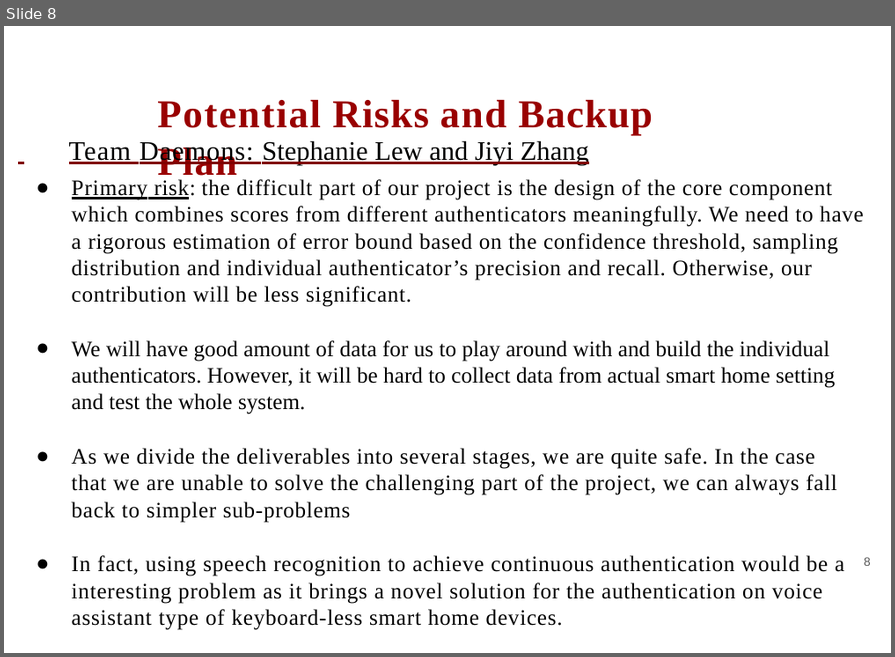
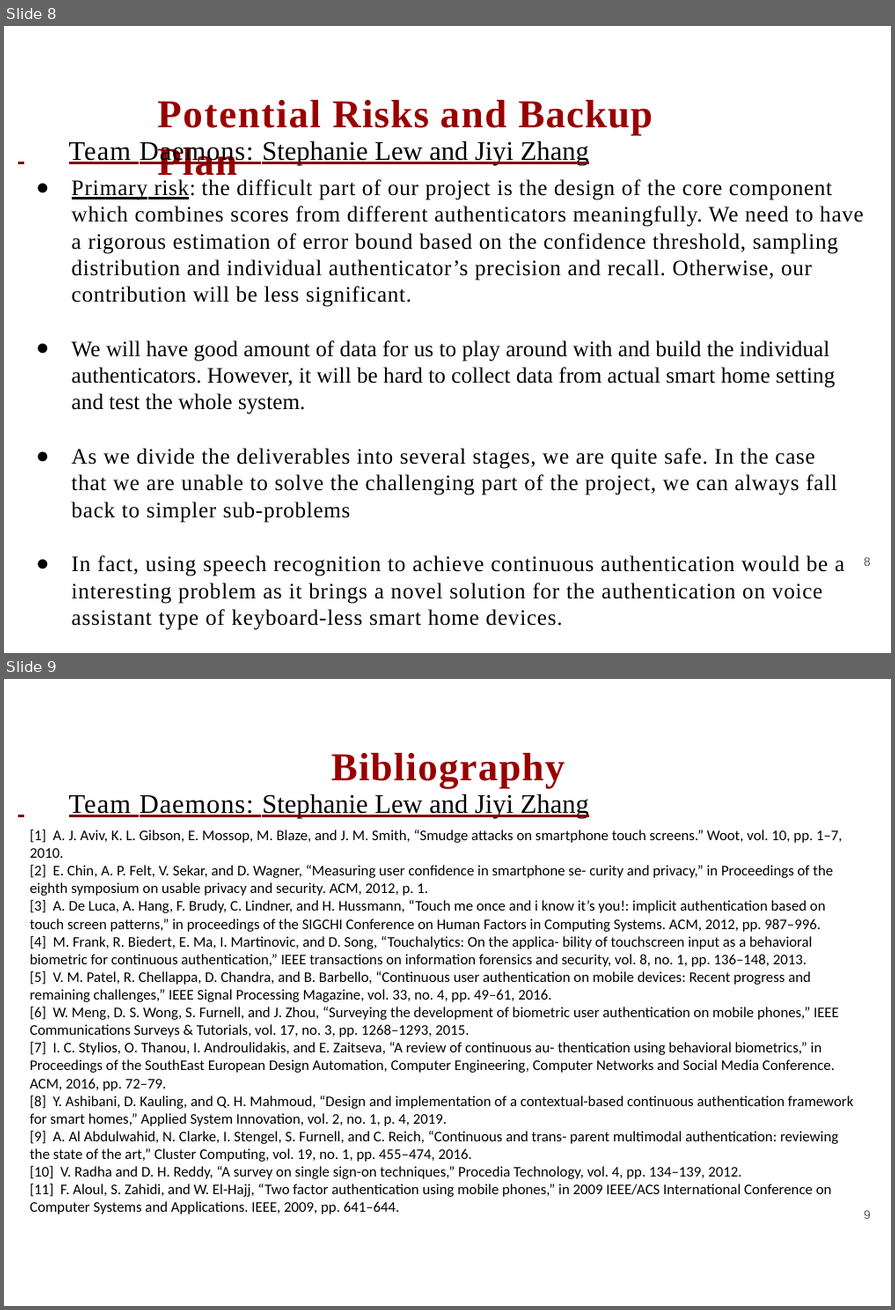
Before and after one commit to slewyh/iot-sec, a slide deck: docs/sow_slides.pptx. Shown one above the other, each under a label of ours: slide 8 before the commit, slides 8 and 9 after it. The pictures are 895x657 and 895x1310 pixels, drawn with LibreOffice and Linux fonts; fonts in the diff are those of the drawing. Boxes give left, top, right and bottom in pixels: in the first picture for what was removed or moved away, otherwise in the second. Text is boxed around its words. In the diff, an @@ line names an element or a change of style, - is before the commit and + after.

Commit message:
Updated SoW slides.

```diff
--- a/docs/sow_slides.pptx
+++ b/docs/sow_slides.pptx
@@ slide 9 added at (x1=4, y1=679, x2=891, y2=1306), background #FFFFFF @@
@@ title added at (x1=331, y1=753, x2=565, y2=788), 37.5 pt, text #990000, bold @@
+Bibliography
@@ text added at (x1=69, y1=793, x2=589, y2=818), 25.5 pt, text #000000, underline @@
+Team Daemons: Stephanie Lew and Jiyi Zhang
@@ text added at (x1=30, y1=829, x2=854, y2=1214), 14 pt, text #000000 @@
+[1] A. J. Aviv, K. L. Gibson, E. Mossop, M. Blaze, and J. M. Smith, “Smudge attacks on smartphone touch screens.” Woot, vol. 10, pp. 1–7, 2010.
+[2] E. Chin, A. P. Felt, V. Sekar, and D. Wagner, “Measuring user confidence in smartphone se- curity and privacy,” in Proceedings of the eighth symposium on usable privacy and security. ACM, 2012, p. 1.
+[3] A. De Luca, A. Hang, F. Brudy, C. Lindner, and H. Hussmann, “Touch me once and i know it’s you!: implicit authentication based on touch screen patterns,” in proceedings of the SIGCHI Conference on Human Factors in Computing Systems. ACM, 2012, pp. 987–996.
+[4] M. Frank, R. Biedert, E. Ma, I. Martinovic, and D. Song, “Touchalytics: On the applica- bility of touchscreen input as a behavioral biometric for continuous authentication,” IEEE transactions on information forensics and security, vol. 8, no. 1, pp. 136–148, 2013.
+[5] V. M. Patel, R. Chellappa, D. Chandra, and B. Barbello, “Continuous user authentication on mobile devices: Recent progress and remaining challenges,” IEEE Signal Processing Magazine, vol. 33, no. 4, pp. 49–61, 2016.
+[6] W. Meng, D. S. Wong, S. Furnell, and J. Zhou, “Surveying the development of biometric user authentication on mobile phones,” IEEE Communications Surveys & Tutorials, vol. 17, no. 3, pp. 1268–1293, 2015.
+[7] I. C. Stylios, O. Thanou, I. Androulidakis, and E. Zaitseva, “A review of continuous au- thentication using behavioral biometrics,” in Proceedings of the SouthEast European Design Automation, Computer Engineering, Computer Networks and Social Media Conference. ACM, 2016, pp. 72–79.
+[8] Y. Ashibani, D. Kauling, and Q. H. Mahmoud, “Design and implementation of a contextual-based continuous authentication framework for smart homes,” Applied System Innovation, vol. 2, no. 1, p. 4, 2019.
+[9] A. Al Abdulwahid, N. Clarke, I. Stengel, S. Furnell, and C. Reich, “Continuous and trans- parent multimodal authentication: reviewing the state of the art,” Cluster Computing, vol. 19, no. 1, pp. 455–474, 2016.
+[10] V. Radha and D. H. Reddy, “A survey on single sign-on techniques,” Procedia Technology, vol. 4, pp. 134–139, 2012.
+[11] F. Aloul, S. Zahidi, and W. El-Hajj, “Two factor authentication using mobile phones,” in 2009 IEEE/ACS International Conference on Computer Systems and Applications. IEEE, 2009, pp. 641–644.
@@ text added at (x1=864, y1=1210, x2=871, y2=1218), 11.5 pt, text #595959 @@
+9
```
Also in this commit, not shown: 1 other slide added, 1 slide removed, 3 other files.
